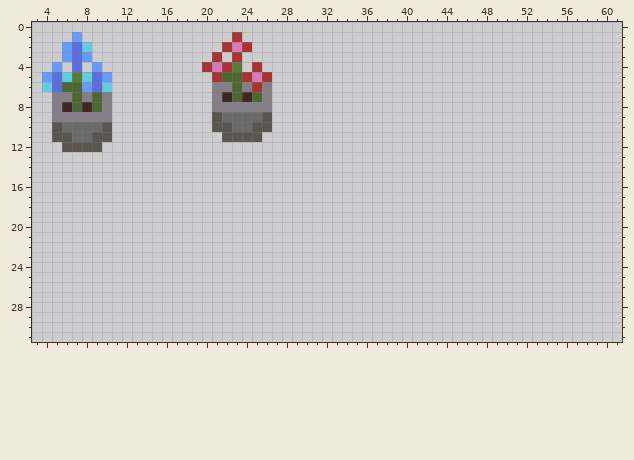
A pixel-art file gets an edit: sprite/deco/Sprite-0006.ase. That is the earlier state.
80x80 pixels, 1 frame. Shown: x 3..61, y 0..31.
After:
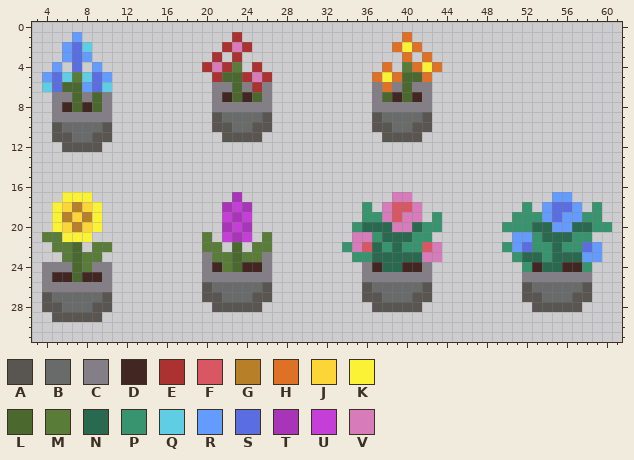
Palette (. is transparent): A #595652  B #696a6a  C #847e87  D #412621  E #ac3232  F #d95763  G #b77f28  H #df7126  J #fbd636  K #fbf236  L #4b692f  M #597c39  N #29694f  P #37946e  Q #5fcde4  R #639bff  S #5b6ee1  T #a835b7  U #c63ed8  V #d77bba
Difference:
Changed rows in their new state; - is an unchanged pixel.
first column x 37:
 1 ---H---
 2 --HKH--
 3 ---H-H-
 4 -H-MHKH
 5 HKHLLH-
 6 CHCLCC-
 7 CLDLDC-
 8 CCCCCC-
 9 ABBBBA-
10 AABBAA-
11 -AAAA--
first column x 4:
17 --KKK--------------T---------------VV--------------RR----
18 -KJGJK------------TUT-----------P-VFFV----------P-RSSR-P-
19 -KGJGK------------UTU-----------PPVFVV-P-------PPPRSRRPP-
20 -KJGJK------------TUT----------PNNNVVNPP------PPPNNRRNNPP
21 MMKKK-----------M-UTU-M--------VVPNNNPP--------RRPNNNPP--
22 -MML-MM---------MM-L-MM-------PVFNPNPPFV------PRSPPNPPSR-
23 --MLMM----------CMMLMMC--------PPNNNNNVV-------PNNPNNNRR-
24 CCCLMCC---------CDMLDDC---------CDNNDDC---------PDNNDDP--
25 CDDLDDC---------CCCCCCC---------CCCCCCC---------CCCCCCC--
26 CCCCCCC---------ABBBBBA---------ABBBBBA---------ABBBBBA--
27 ABBBBBA---------AABBBAA---------AABBBAA---------AABBBAA--
28 AABBBAA----------AAAAA-----------AAAAA-----------AAAAA---
29 -AAAAA---------------------------------------------------
